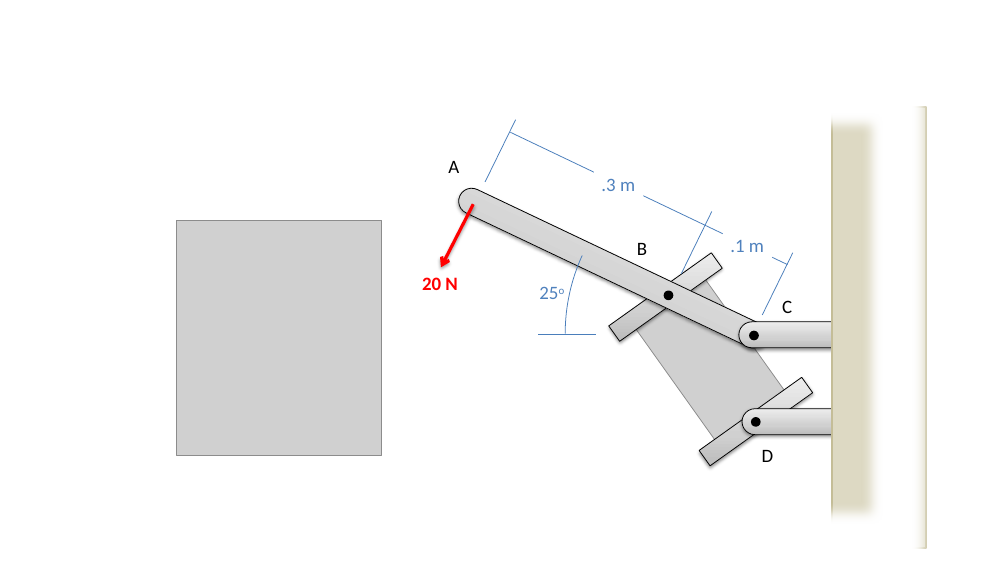
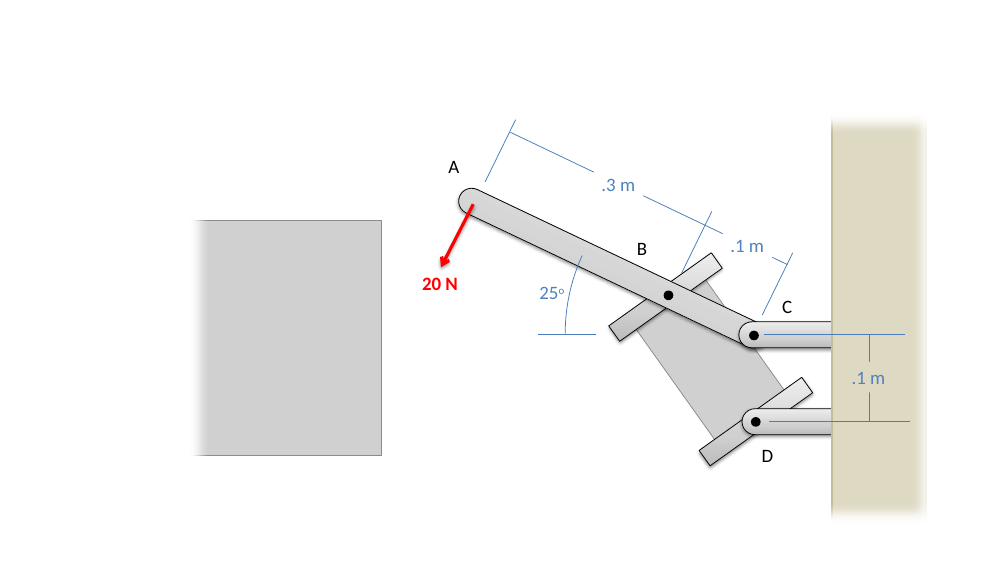
Before and after one commit to JacobMoore/mechanics_textbook, a slide deck: slide 55 of Homework Problems/Homework_Diagrams.pptx. Drawn at 1008x567 pixels with LibreOffice and Linux fonts; fonts in the diff are those of the drawing; grey boxes stand for pictures. Boxes give left, top, right and bottom in pixels: in the first picture for what was removed or moved away, otherwise in the second. Text is boxed around its words. In the diff, an @@ line names an element or a change of style, - is before the commit and + after.

```diff
--- a/Homework Problems/Homework_Diagrams.pptx
+++ b/Homework Problems/Homework_Diagrams.pptx
@@ frame: place and size @@
-frame at [88,63,933,567]
+frame at [138,63,983,567]
@@ line added from (905, 335) to (765, 335), #4B7EBC 0.75 pt @@
@@ line added from (870, 422) to (870, 334), #4B7EBC 0.75 pt @@
@@ text added at [852,372,885,384], 18 pt, text #4F81BD @@
+.1 m
@@ line added from (910, 421) to (769, 421), #4B7EBC 0.75 pt @@
```
Also in this commit, not shown: 2 other slides changed, 3 slides added, 4 other files.
